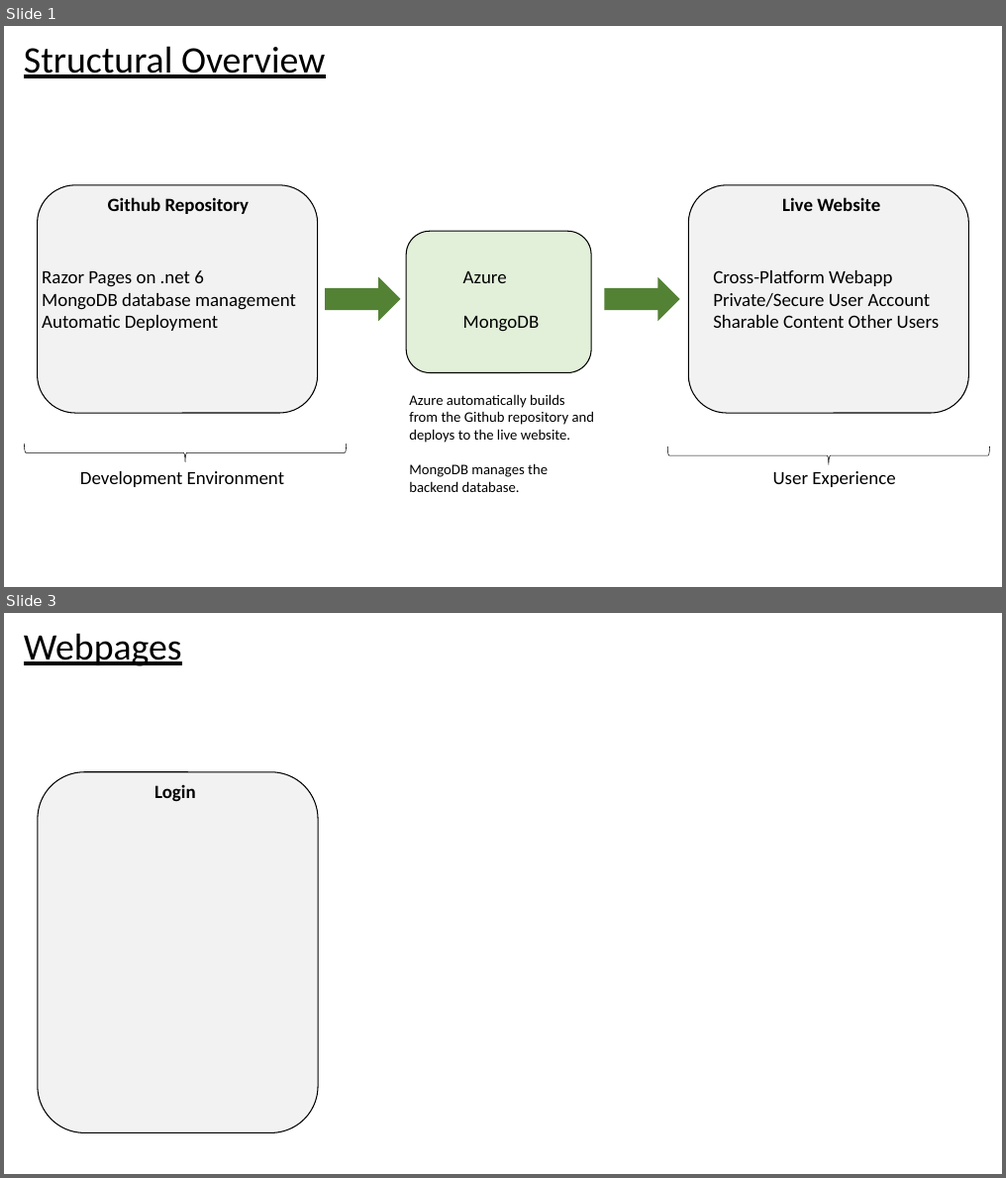
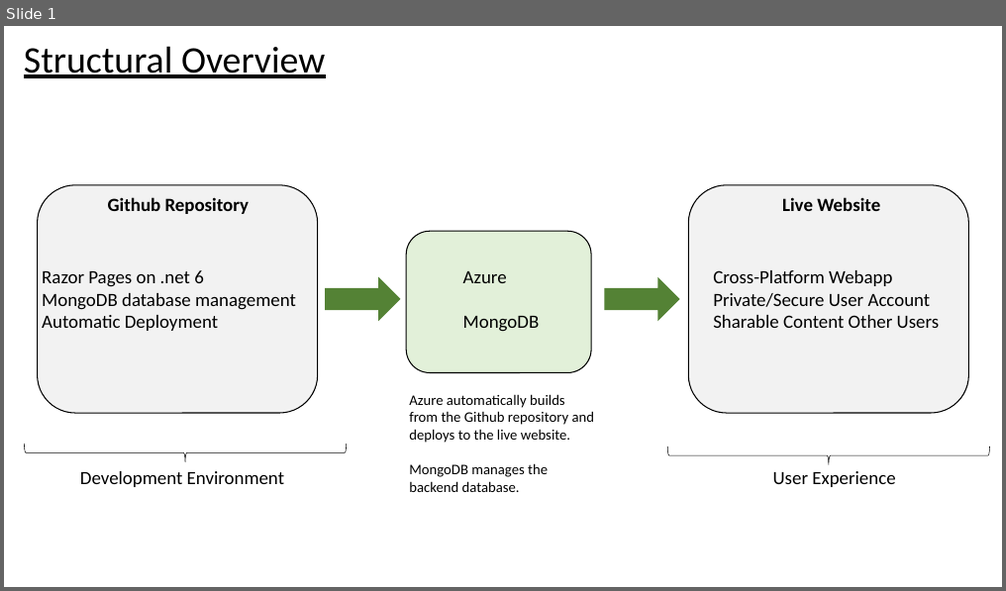
Before and after one commit to gabrown21/HolyFit, a slide deck: doc/HolyFitArchitecture.pptx. Shown one above the other, each under a label of ours: slides 1 and 3 before the commit, slide 1 after it; the slides between them are not shown. The pictures are 1006x1178 and 1006x591 pixels, drawn with LibreOffice and Linux fonts; fonts in the diff are those of the drawing. Boxes give left, top, right and bottom in pixels: in the first picture for what was removed or moved away, otherwise in the second. Text is boxed around its words. In the diff, an @@ line names an element or a change of style, - is before the commit and + after.

```diff
--- a/doc/HolyFitArchitecture.pptx
+++ b/doc/HolyFitArchitecture.pptx
@@ slide 3 removed at box(4, 613, 1002, 1174), background #FFFFFF @@
@@ text removed at box(24, 633, 182, 666) @@
-Webpages
@@ rounded rectangle removed at box(38, 772, 319, 1134) @@
@@ text removed at box(154, 785, 196, 802) @@
-Login
```
Also in this commit, not shown: 1 slide changed, 3 slides added, 1 other slide removed.
